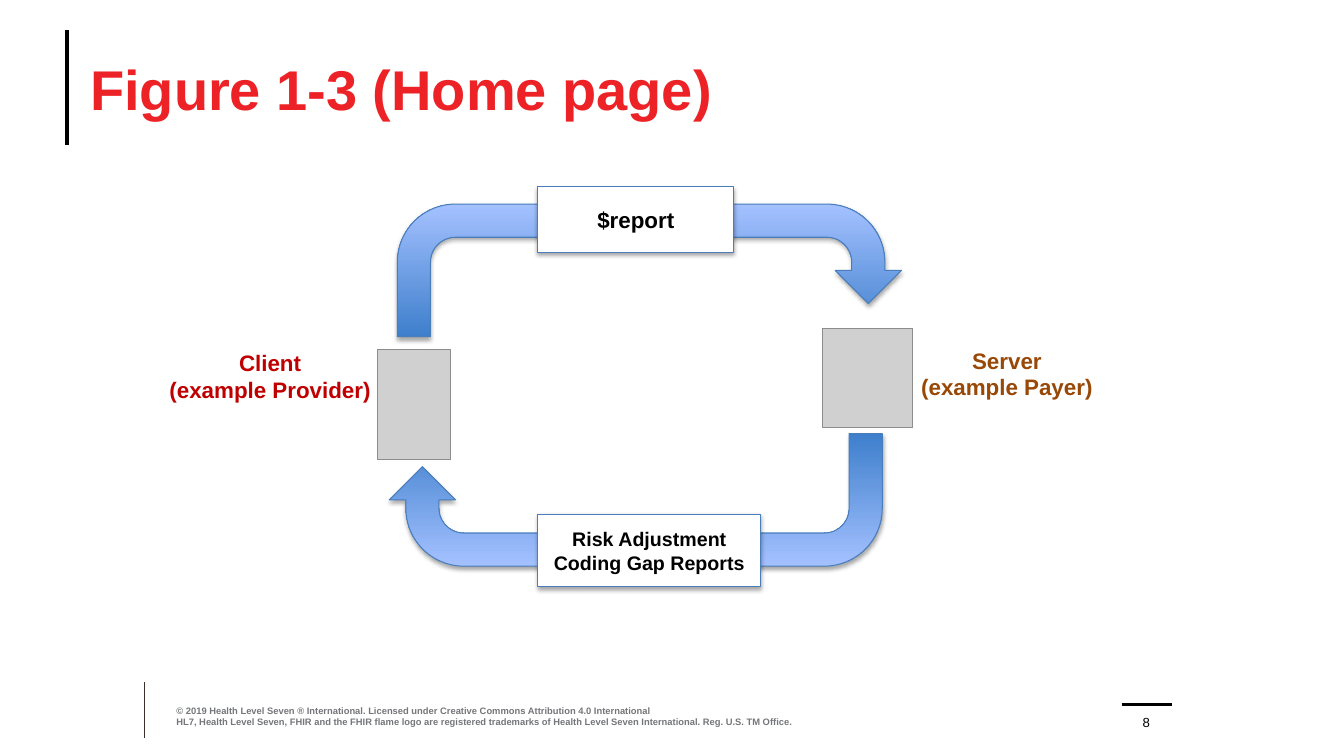
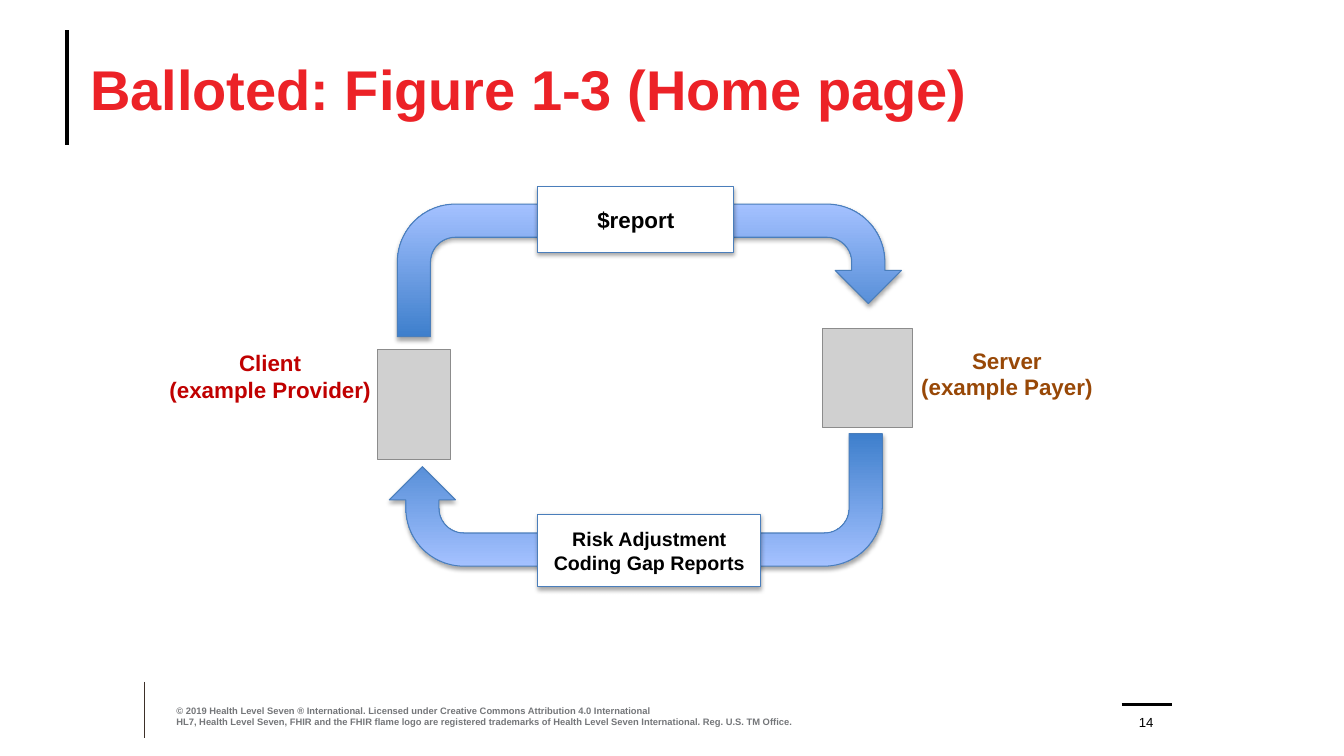
Before and after one commit to HL7/davinci-ra, a slide deck: slide 14 of input/images/Source/Risk Adjustment Images.pptx (slide 8 before the commit). Drawn at 1344x756 pixels with LibreOffice and Linux fonts; fonts in the diff are those of the drawing; grey boxes stand for pictures; background and template pictures are left out. Boxes give left, top, right and bottom in pixels: in the first picture for what was removed or moved away, otherwise in the second. Text is boxed around its words. In the diff, an @@ line names an element or a change of style, - is before the commit and + after.

```diff
--- a/input/images/Source/Risk Adjustment Images.pptx
+++ b/input/images/Source/Risk Adjustment Images.pptx
@@ title at (x1=90, y1=69, x2=966, y2=119): text changed @@
-Figure 1-3 (Home page)
+Balloted: Figure 1-3 (Home page)
@@ page number at (x1=1139, y1=718, x2=1154, y2=727): text changed @@
-8
+14
```
Also in this commit, not shown: 1 other slide changed, 2 slides added, 1 slide removed, 5 other files.
